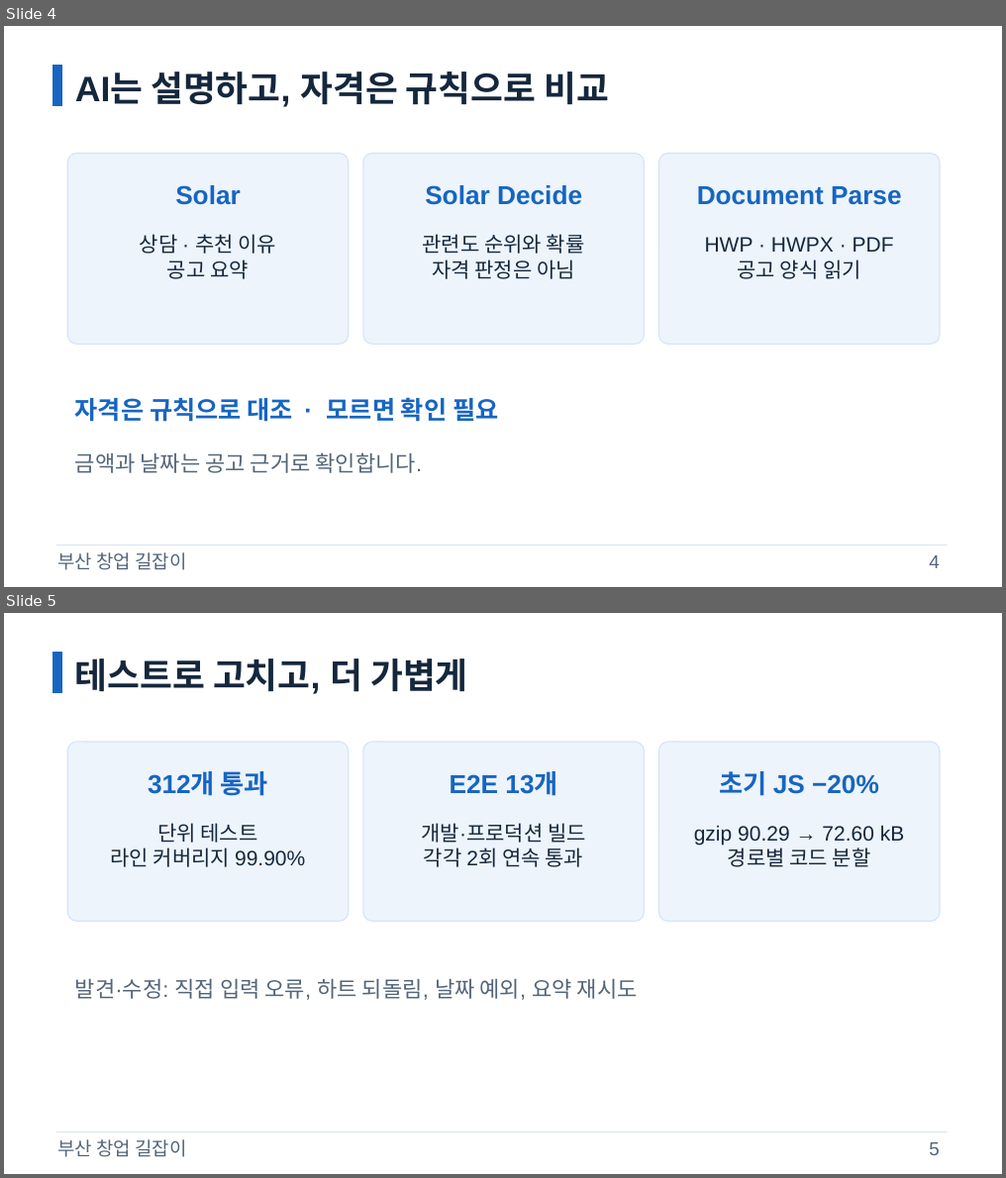
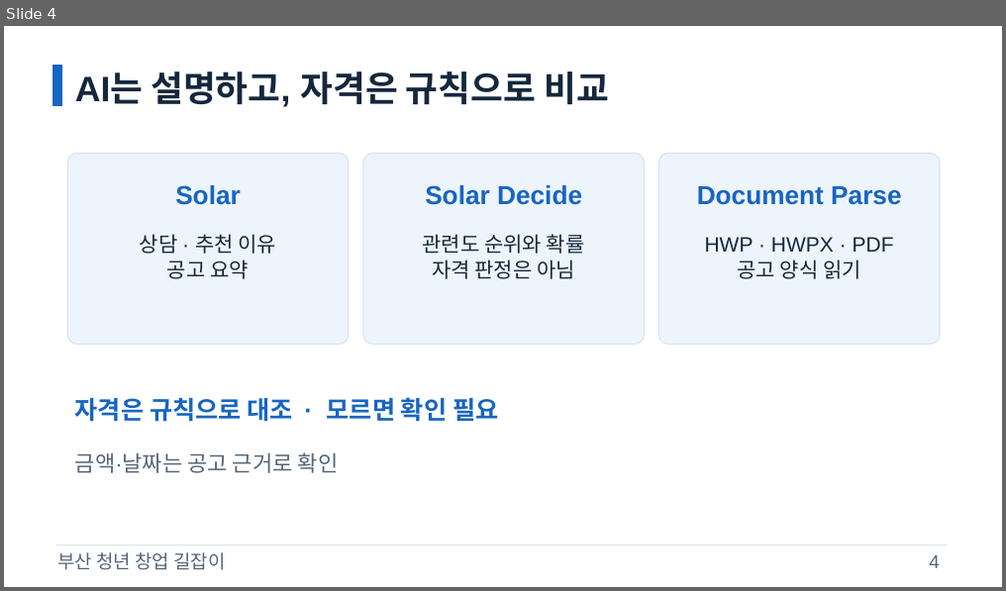
Before and after one commit to samsepi0l-1337/hackaton, a slide deck: docs/presentation/gil-pitch.pptx. Shown one above the other, each under a label of ours: slides 4 and 5 before the commit, slide 4 after it. The pictures are 1006x1178 and 1006x591 pixels, drawn with LibreOffice and Linux fonts; fonts in the diff are those of the drawing. Boxes give left, top, right and bottom in pixels: in the first picture for what was removed or moved away, otherwise in the second. Text is boxed around its words. In the diff, an @@ line names an element or a change of style, - is before the commit and + after.

```diff
--- a/docs/presentation/gil-pitch.pptx
+++ b/docs/presentation/gil-pitch.pptx
@@ slide 5 removed at [4, 613, 1002, 1174], background #FFFFFF @@
@@ rectangle removed at [53, 652, 62, 693] @@
@@ text removed at [75, 659, 467, 694] @@
-테스트로 고치고, 더 가볍게
@@ rounded rectangle removed at [67, 742, 349, 922] @@
@@ rounded rectangle removed at [363, 742, 645, 922] @@
@@ rounded rectangle removed at [659, 742, 940, 922] @@
@@ text removed at [148, 771, 268, 796] @@
-312개 통과
@@ text removed at [450, 772, 557, 796] @@
-E2E 13개
@@ text removed at [720, 771, 879, 796] @@
-초기 JS −20%
@@ text removed at [111, 823, 305, 867] @@
-단위 테스트
-라인 커버리지 99.90%
@@ text removed at [421, 823, 586, 867] @@
-개발·프로덕션 빌드
-각각 2회 연속 통과
@@ text removed at [694, 825, 905, 867] @@
-gzip 90.29 → 72.60 kB
-경로별 코드 분할
@@ text removed at [75, 979, 638, 1000] @@
-발견·수정: 직접 입력 오류, 하트 되돌림, 날짜 예외, 요약 재시도
@@ line removed from (56, 1133) to (947, 1133) @@
@@ text removed at [57, 1140, 186, 1157] @@
-부산 창업 길잡이
@@ text removed at [929, 1143, 940, 1156] @@
-5
@@ slide 4 changed as well @@
@@ text at [75, 453, 339, 473]: text changed @@
-금액과 날짜는 공고 근거로 확인합니다.
+금액·날짜는 공고 근거로 확인
@@ text at [57, 553, 225, 570]: text changed @@
-부산 창업 길잡이
+부산 청년 창업 길잡이
```
Also in this commit, not shown: 4 other slides changed, 1 slide added, 4 other files.
